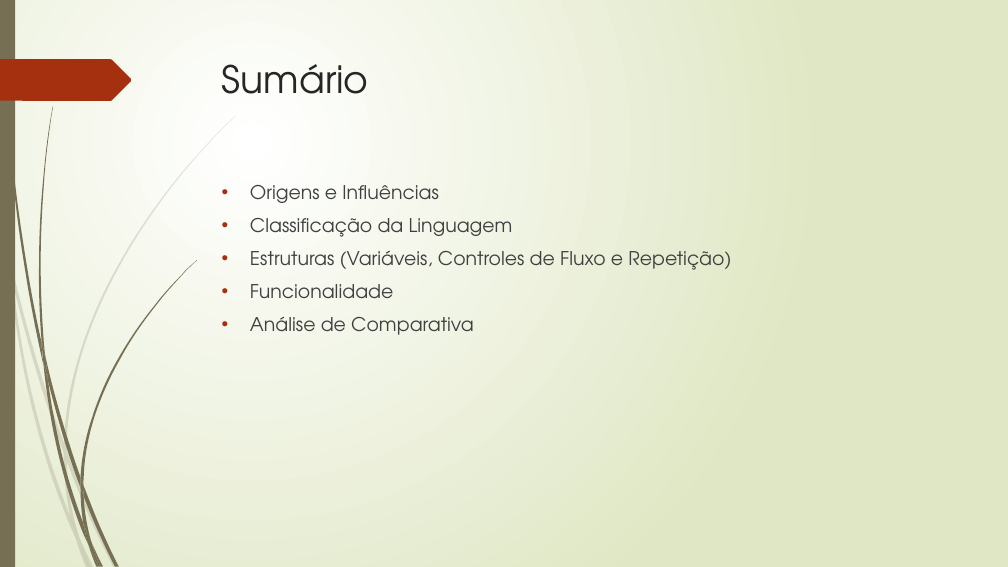
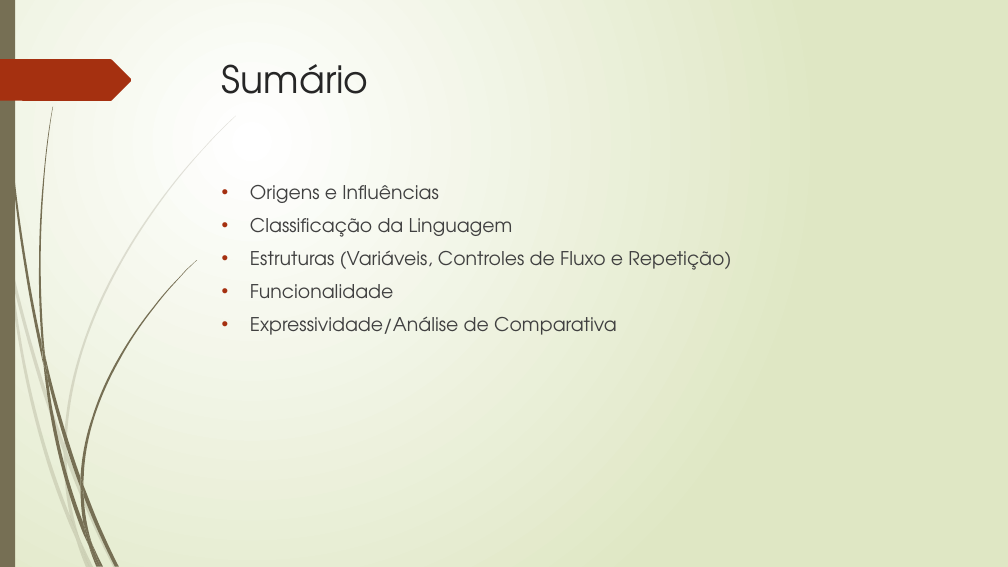
Before and after one commit to martins9/EDL, a slide deck: slide 2 of Tarefa-02/Apresentacao_EDL.pptx. Drawn at 1008x567 pixels with LibreOffice and Linux fonts; fonts in the diff are those of the drawing. Boxes give left, top, right and bottom in pixels: in the first picture for what was removed or moved away, otherwise in the second. Text is boxed around its words. In the diff, an @@ line names an element or a change of style, - is before the commit and + after.

```diff
--- a/Tarefa-02/Apresentacao_EDL.pptx
+++ b/Tarefa-02/Apresentacao_EDL.pptx
@@ text at bbox=[250, 316, 617, 335]: text changed @@
-• Análise de Comparativa
+• Expressividade/Análise de Comparativa
```
Also in this commit, not shown: 4 other slides changed, 1 slide added, 2 other files.
